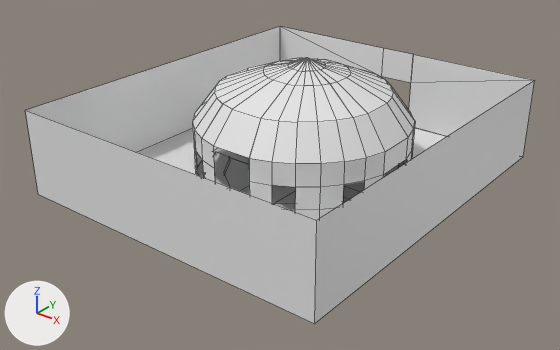
A saved change to the Blender file Command Center/Assets/Models/Gardening Room.blend.
The view is the same before and after, from a 50 mm lens placed at (90.3, -121.2, 72.6), pointed at (0.2, -8.6, 2.7). The lights are fixed; the arrows at lower left show +X, +Y and +Z. Mesh edges are drawn as thin lines.

In view in the first picture: 'Gardening Room', 'Gardening Room.004'.
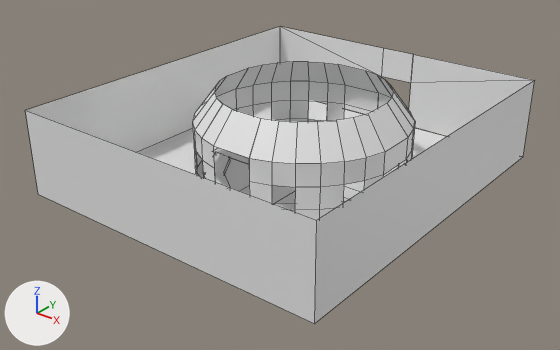
The change, as a diff of the scene's bpy script:
```diff
--- a/Command Center/Assets/Models/Gardening Room.blend.py
+++ b/Command Center/Assets/Models/Gardening Room.blend.py
@@ me_plane_004 @@
 # used by ob_gardening_room_004; location = (-0.1, -75.9, 0.4)
-me_plane_004.from_pydata(...)  # 300 vertices, 237 faces; spans x -22.9..22.9, y 52.6..98.4, z 0.0..25.0
+me_plane_004.from_pydata(...)  # 216 vertices, 150 faces; spans x -22.9..22.9, y 52.6..98.4, z 0.0..18.8
+# me_plane_004 part 1
+# 84 vertices are removed from x -8.7..8.9, y 67.6..85.0, z 22.4..25.0
+# 87 faces are deleted
```

Pixel boxes [x1, y1, x2, y2] of what changed, in the pictures (560 x 350 px):
'Gardening Room.004', reshaped: before [192, 58, 415, 220]; after [192, 62, 415, 220]
part 1 of me_plane_004, deleted: before [215, 58, 394, 122]
